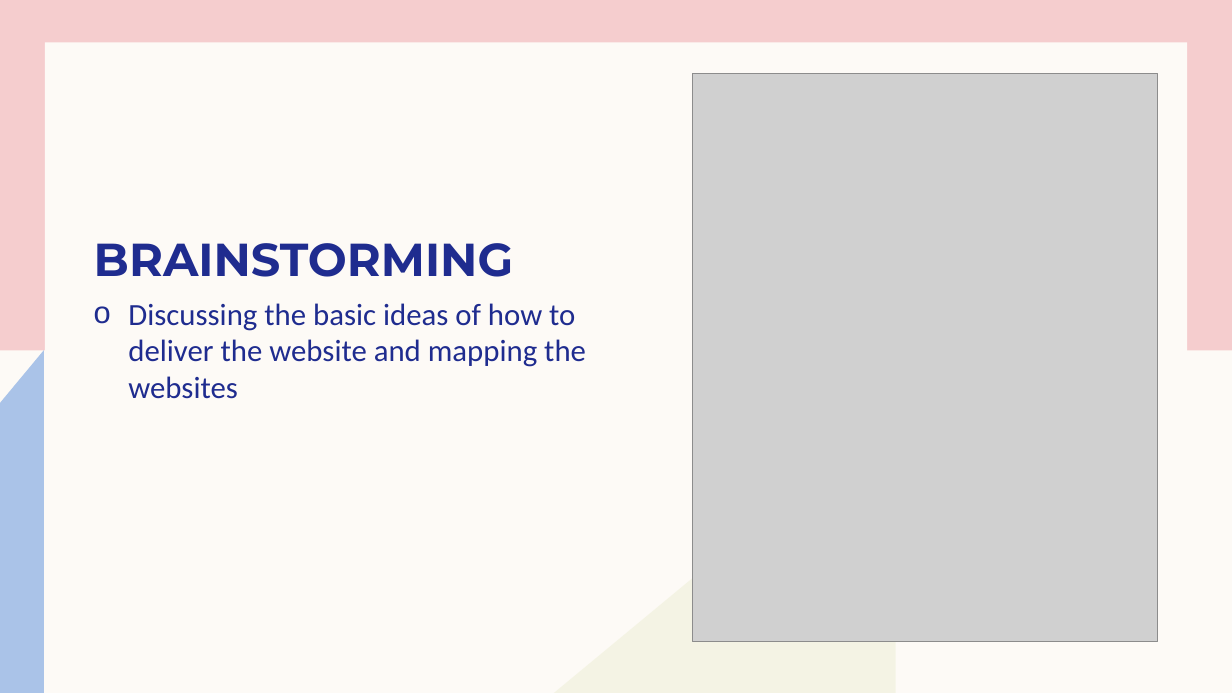
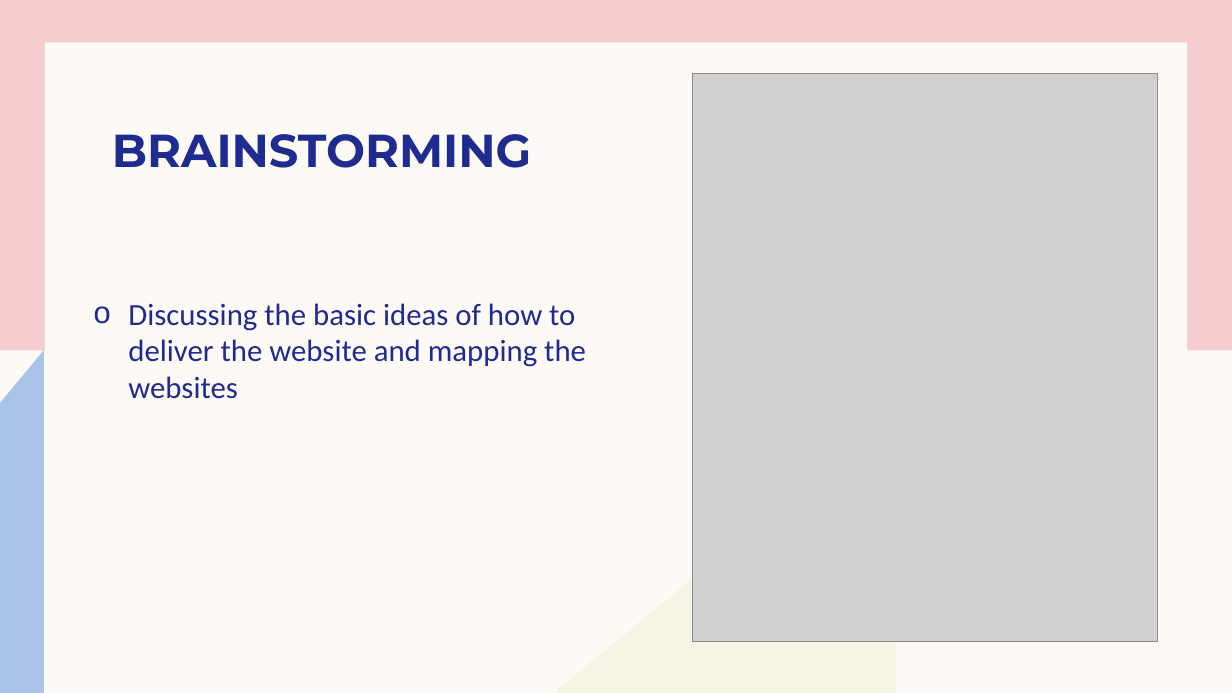
Before and after one commit to srr17/HackathonACMNEXUS, a slide deck: slide 5 of CROP LINK.pptx. Drawn at 1232x693 pixels with LibreOffice and Linux fonts; fonts in the diff are those of the drawing; grey boxes stand for pictures. Boxes give left, top, right and bottom in pixels: in the first picture for what was removed or moved away, otherwise in the second. Text is boxed around its words. In the diff, an @@ line names an element or a change of style, - is before the commit and + after.

```diff
--- a/CROP LINK.pptx
+++ b/CROP LINK.pptx
@@ title "BRAINSTORMING": place and size @@
-title "BRAINSTORMING" at <box>94,243,513,277</box>
+title "BRAINSTORMING" at <box>112,134,531,168</box>
```
Also in this commit, not shown: 5 other slides changed.
